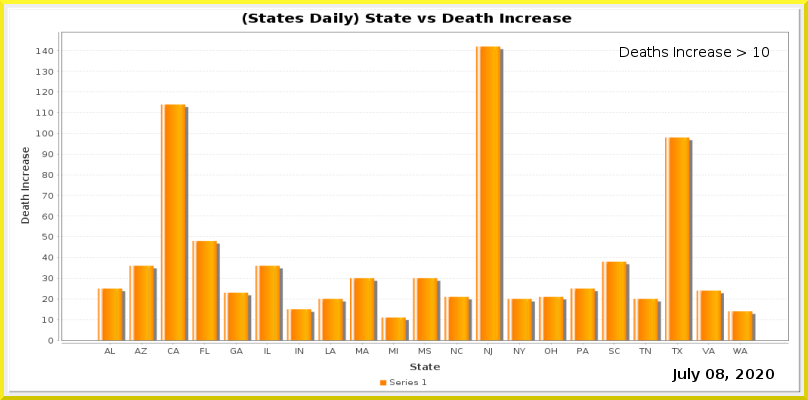
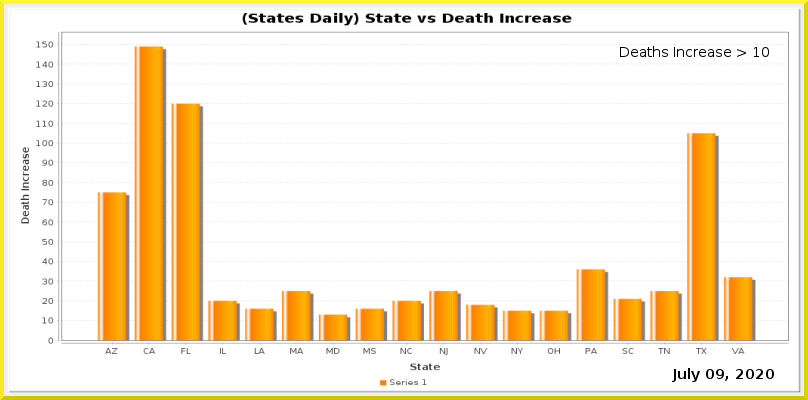
Revision of a layered 808 × 400 image; what changed, layer by layer:
painted on "Current Date" over left=716, top=369, right=724, bottom=379
painted on "Date_vs_TestIncrease.png" over left=36, top=41, right=789, bottom=356
